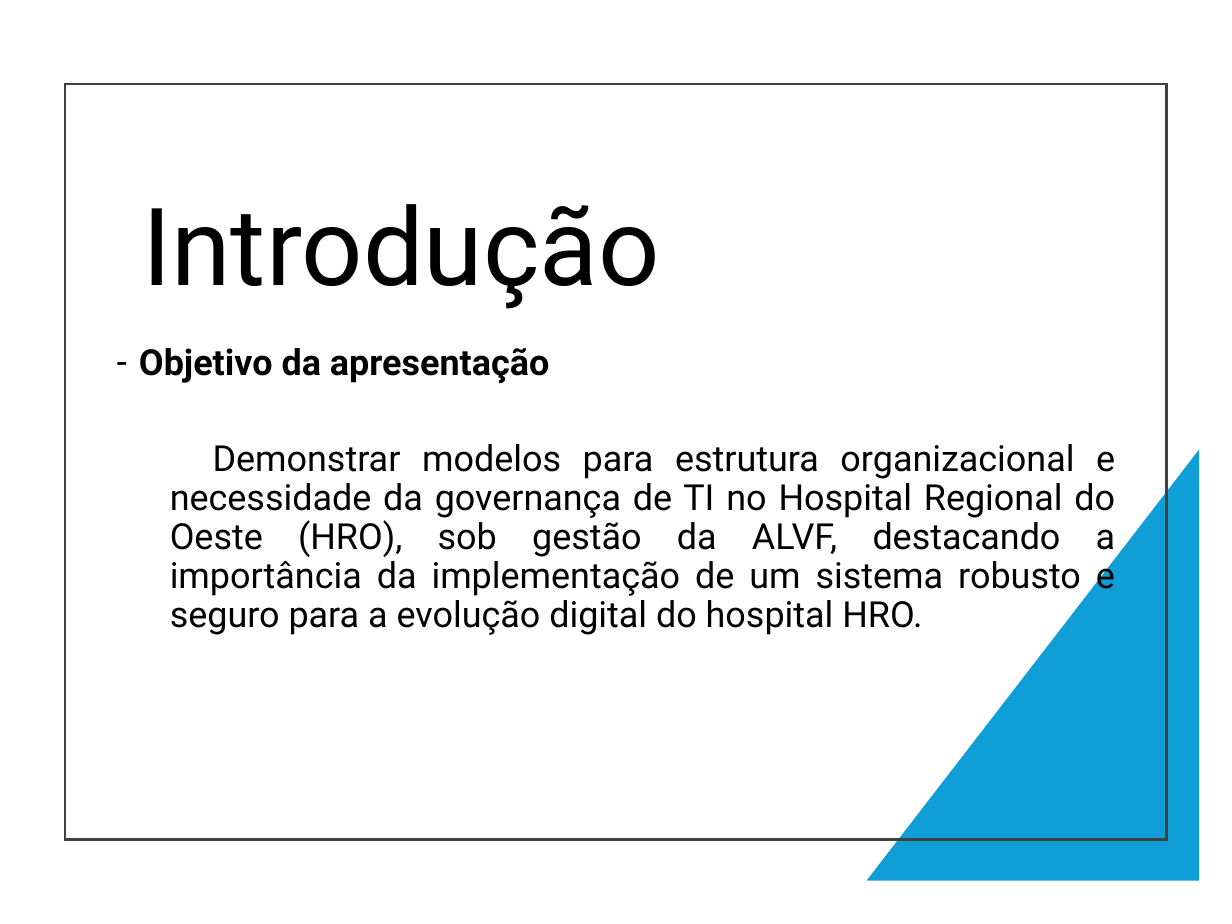
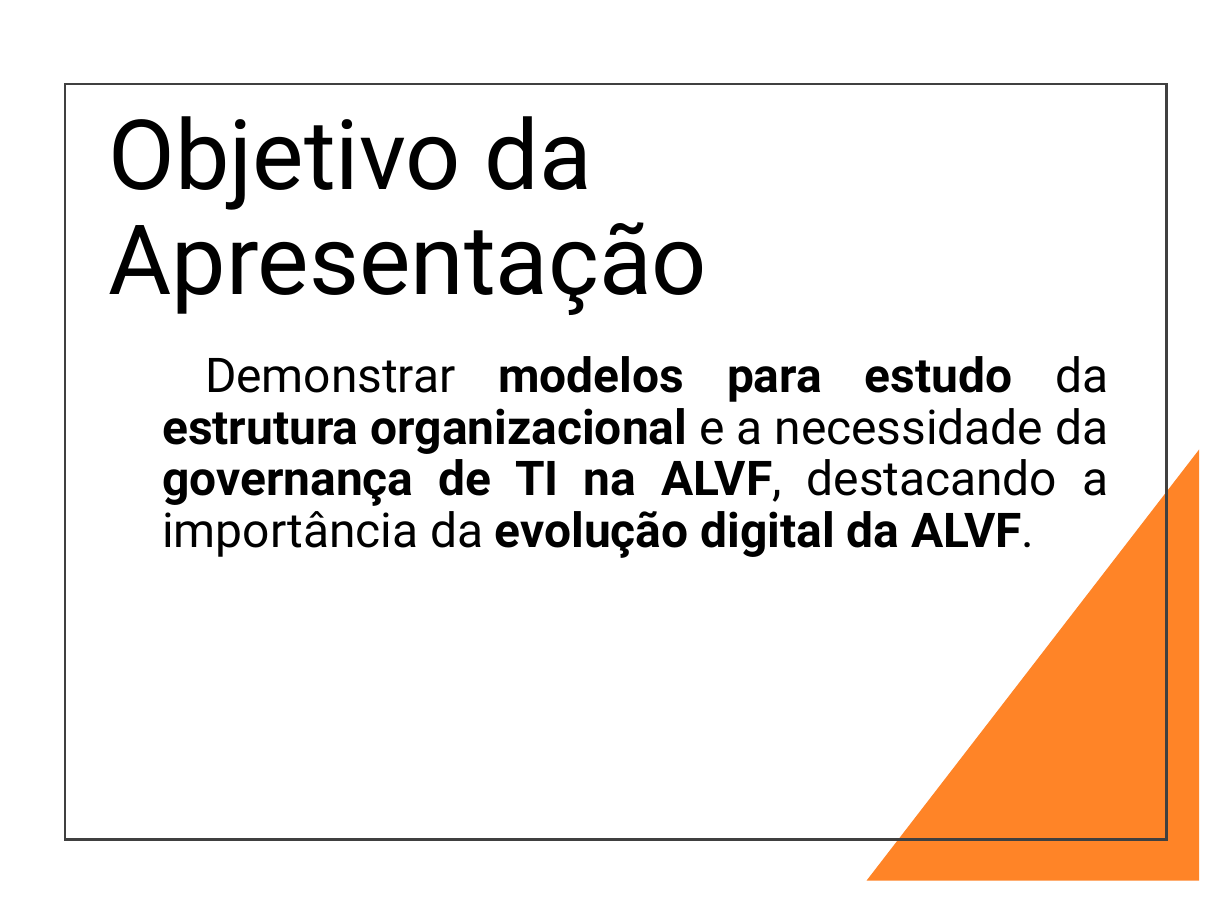
Before and after one commit to ProjetosALVF/ALVF_ProspeccaoGestao_TI, a slide deck: slide 2 of ALVF_Estrutura_de_TI_ConselhoDe Administracao_Fev_2025/Apresentação_ProspecçãodaEstrutura_SI_ALVF.pptx. Drawn at 1232x924 pixels with LibreOffice and Linux fonts; fonts in the diff are those of the drawing. Boxes give left, top, right and bottom in pixels: in the first picture for what was removed or moved away, otherwise in the second. Text is boxed around its words. In the diff, an @@ line names an element or a change of style, - is before the commit and + after.

```diff
--- a/ALVF_Estrutura_de_TI_ConselhoDe Administracao_Fev_2025/Apresentação_ProspecçãodaEstrutura_SI_ALVF.pptx
+++ b/ALVF_Estrutura_de_TI_ConselhoDe Administracao_Fev_2025/Apresentação_ProspecçãodaEstrutura_SI_ALVF.pptx
@@ title at box(108, 116, 707, 315): text changed; size 63 to 56.7 pt @@
-Introdução
+Objetivo da Apresentação
@@ text at box(162, 356, 1108, 558): text changed; size 21 to 28 pt; bold on @@
-– Objetivo da apresentação
-  Demonstrar modelos para estrutura organizacional e necessidade da governança de TI no Hospital Regional do Oeste (HRO), sob gestão da ALVF, destacando a importância da implementação de um sistema robusto e seguro para a evolução digital do hospital HRO.
+  Demonstrar modelos para estudo da estrutura organizacional e a necessidade da governança de TI na ALVF, destacando a importância da evolução digital da ALVF.
@@ right triangle at box(866, 450, 1199, 881): fill #0F9ED5 to #FF8427 @@
```
Also in this commit, not shown: 13 other slides changed, 1 slide added.
